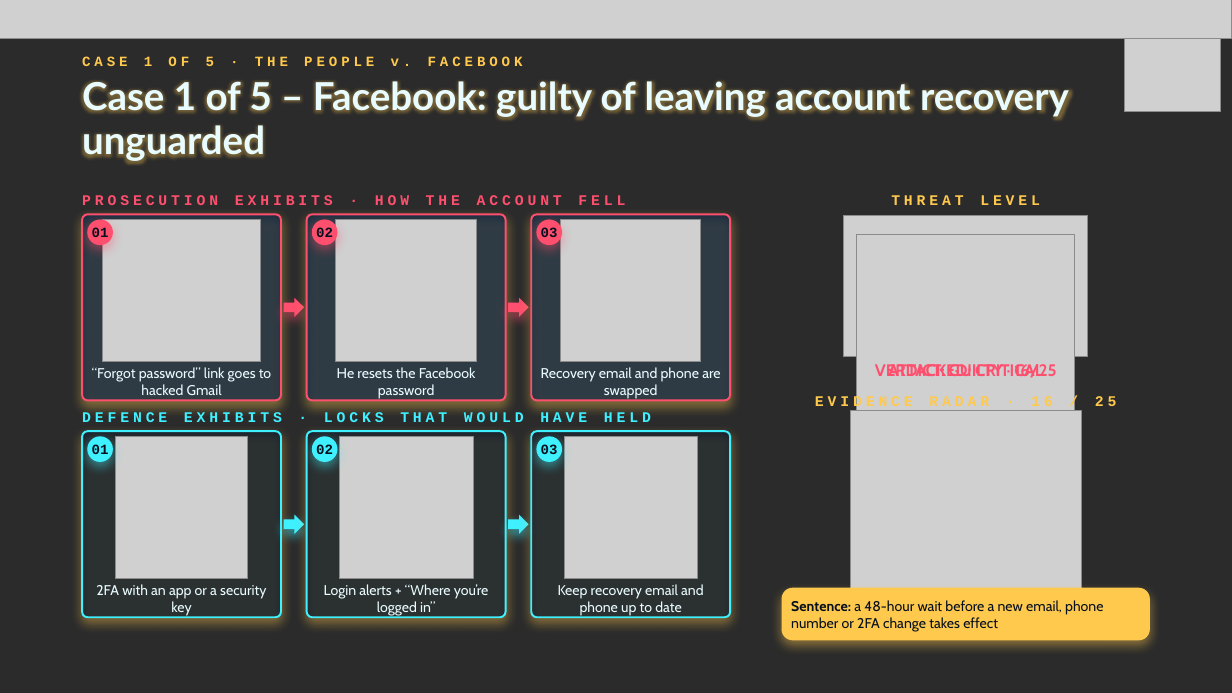
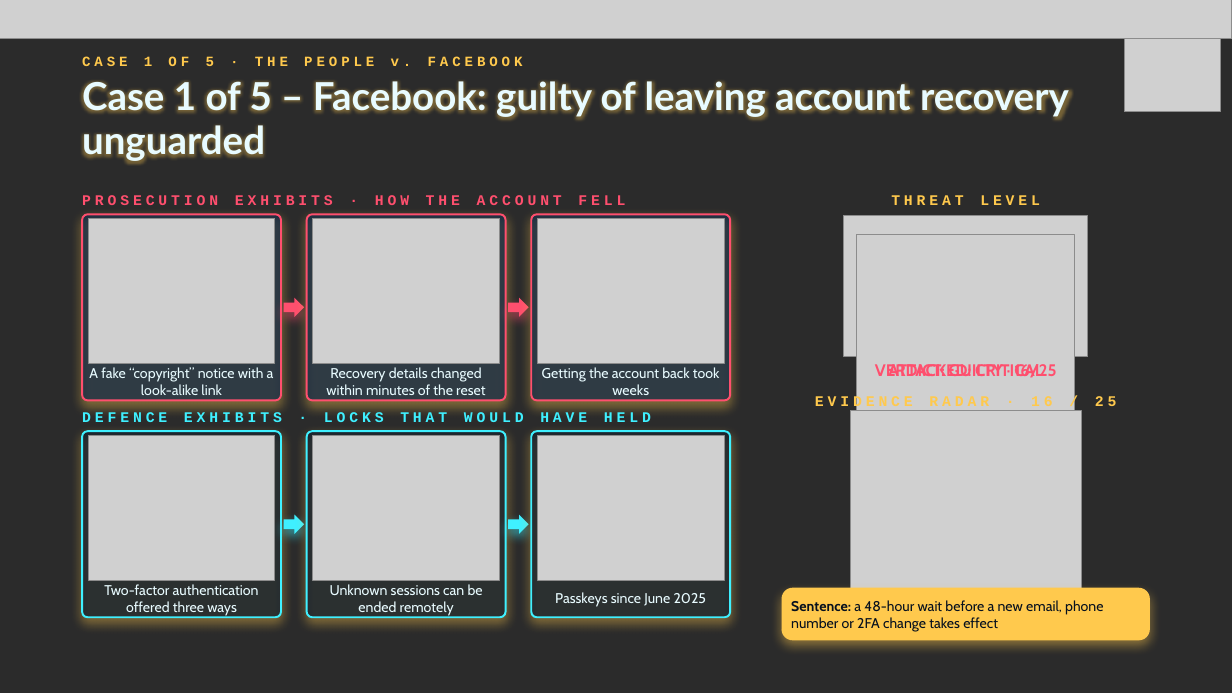
Before and after one commit to jeet42-byte/bangladesh-crime-monitor, a slide deck: slide 4 of cybercrime-assignment/The_People_v_Your_Apps_Holo.pptx. Drawn at 1232x693 pixels with LibreOffice and Linux fonts; fonts in the diff are those of the drawing; grey boxes stand for pictures; background and template pictures are left out; a plain dark background stands for a picture behind light text. Boxes give left, top, right and bottom in pixels: in the first picture for what was removed or moved away, otherwise in the second. Text is boxed around its words. In the diff, an @@ line names an element or a change of style, - is before the commit and + after.

```diff
--- a/cybercrime-assignment/The_People_v_Your_Apps_Holo.pptx
+++ b/cybercrime-assignment/The_People_v_Your_Apps_Holo.pptx
@@ rounded rectangle removed at (87, 220, 113, 246) @@
-01
@@ picture: place and size @@
-picture at (103, 220, 262, 362)
+picture at (88, 218, 274, 363)
@@ picture: place and size @@
-picture at (335, 220, 477, 362)
+picture at (312, 218, 499, 363)
@@ rounded rectangle removed at (312, 220, 338, 246) @@
-02
@@ rounded rectangle removed at (537, 220, 563, 246) @@
-03
@@ picture: place and size @@
-picture at (561, 220, 701, 362)
+picture at (538, 218, 725, 363)
@@ text at (89, 367, 274, 395): text changed @@
-“Forgot password” link goes to hacked Gmail
+A fake “copyright” notice with a look-alike link
@@ text at (326, 367, 485, 395): text changed @@
-He resets the Facebook password
+Recovery details changed within minutes of the reset
@@ text at (542, 367, 720, 395): text changed @@
-Recovery email and phone are swapped
+Getting the account back took weeks
@@ rounded rectangle removed at (87, 436, 113, 462) @@
-01
@@ picture: place and size @@
-picture at (116, 436, 248, 579)
+picture at (88, 435, 274, 580)
@@ picture: place and size @@
-picture at (339, 436, 473, 579)
+picture at (312, 435, 499, 580)
@@ rounded rectangle removed at (312, 436, 338, 462) @@
-02
@@ rounded rectangle removed at (537, 436, 563, 462) @@
-03
@@ picture: place and size @@
-picture at (565, 436, 698, 579)
+picture at (538, 435, 725, 580)
@@ text at (104, 584, 259, 616): text changed @@
-2FA with an app or a security key
+Two-factor authentication offered three ways
@@ text at (330, 584, 483, 616): text changed @@
-Login alerts + “Where you’re logged in”
+Unknown sessions can be ended remotely
@@ text at (555, 592, 707, 607): text changed @@
-Keep recovery email and phone up to date
+Passkeys since June 2025
```
Also in this commit, not shown: 4 other slides changed, 3 other files.
